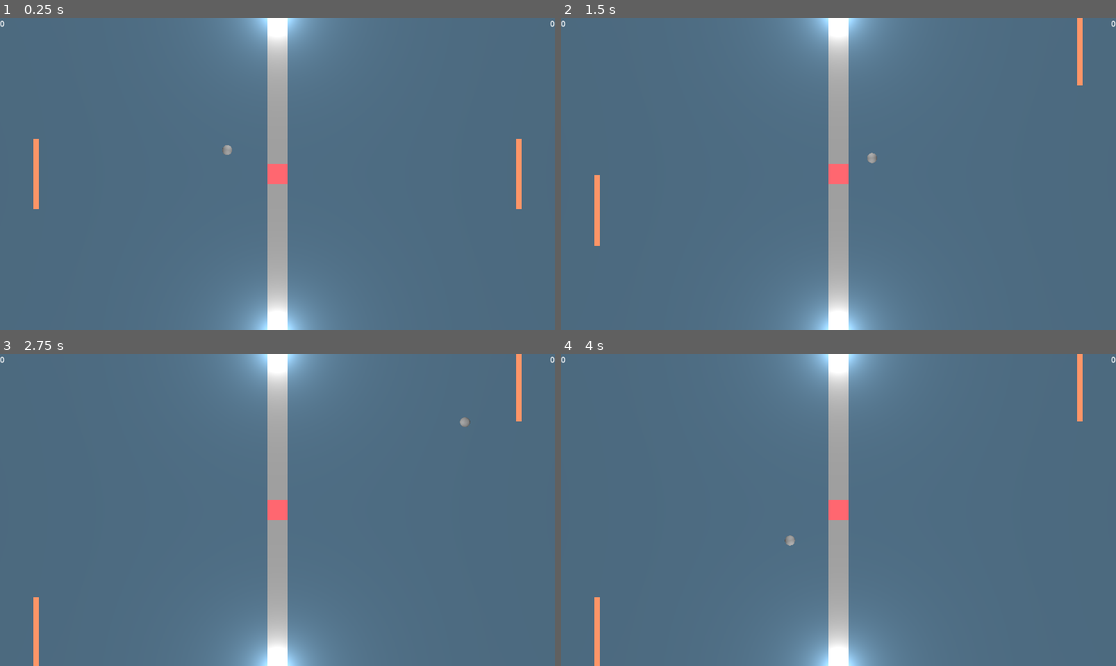
Above: before the commit, frames 1-4 (two rows, left to right).
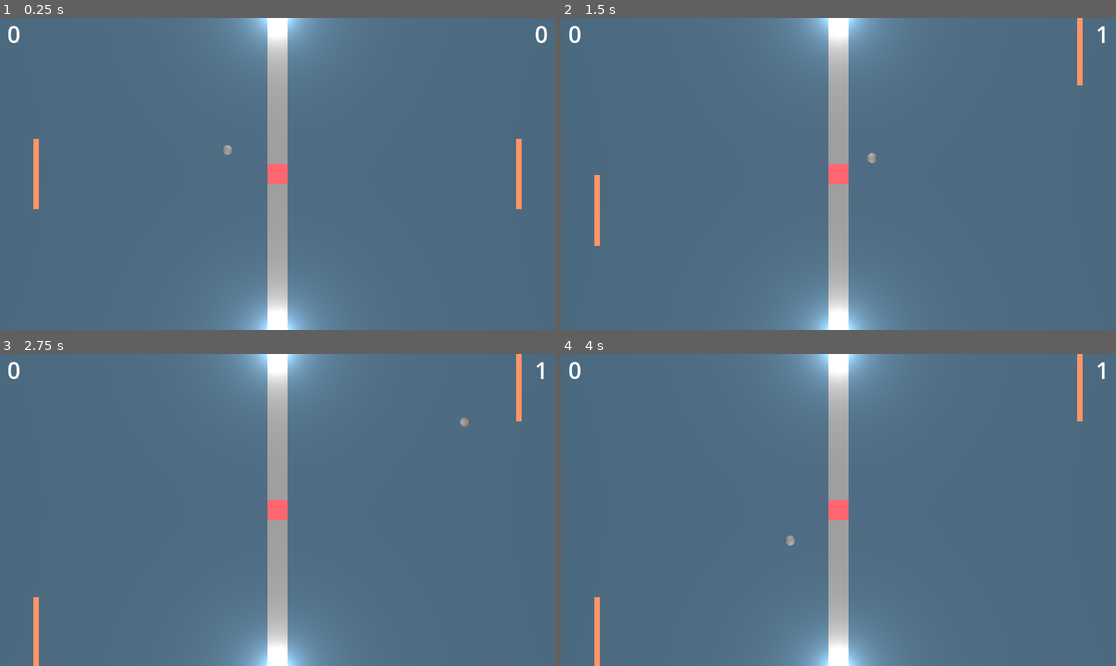
Above: after the commit, the same moments.

Repository: Eryans/godot_pong
Game: Godot game, scene res://main.tscn
Two runs of this game, one before a commit and one after it. Both use one fixed random seed, a clock stepped at 60 frames per second and the inputs below.
Inputs:
- Up to frame 1 (0.25 s): no input
- Up to frame 2 (1.5 s): hold Up (ui_up) 0.53-1.28 s; hold S (down) from 1.28 s (still down)
- Up to frame 3 (2.75 s): tap Enter at 2 s; release S (down) at 2.03 s; hold Up (ui_up) from 2.03 s (still down)
- Up to frame 4 (4 s): tap Space at 2.75 s; tap Enter at 3.5 s; release Up (ui_up) at 3.53 s; hold S (down) from 3.53 s (still down)

The runs differ from the first frame. In frame 1, 0.2% of the frame differs, in the area x 0-100%, y 0-9%; in frame 2, 0.1%; in frame 3, 0.1%; in frame 4, 0.1%.

Commit message:
feat: ✨ display score

Diff:
--- a/event_manager.gd
+++ b/event_manager.gd
@@ -2,3 +2,6 @@
 
 enum PlayerGoalEnum {A, B}
 signal goal(player_goal: PlayerGoalEnum);
+
+func goal_emit(player_goal: PlayerGoalEnum) -> void:
+    goal.emit(player_goal)
--- a/main.tscn
+++ b/main.tscn
@@ -1,9 +1,10 @@
-[gd_scene load_steps=9 format=3 uid="uid://caaf5w2sa0uvv"]
+[gd_scene load_steps=10 format=3 uid="uid://caaf5w2sa0uvv"]
 
 [ext_resource type="PackedScene" uid="uid://d3fotr1gt6060" path="res://paddle.tscn" id="1_h2yge"]
 [ext_resource type="Script" uid="uid://c4hv7l3y1nvr6" path="res://manager.gd" id="2_0xm2m"]
 [ext_resource type="PackedScene" uid="uid://bw76l1wbchdl1" path="res://ball.tscn" id="3_h2yge"]
 [ext_resource type="PackedScene" uid="uid://isg2si6p6ka1" path="res://score_zone.tscn" id="4_1bvp3"]
+[ext_resource type="Theme" uid="uid://cg8dikk6e4ojf" path="res://ui_theme.tres" id="5_lquwl"]
 
 [sub_resource type="StandardMaterial3D" id="StandardMaterial3D_h2yge"]
 albedo_color = Color(0.264563, 0.387151, 0.473755, 1)
@@ -16,7 +17,7 @@
 [sub_resource type="StandardMaterial3D" id="StandardMaterial3D_lquwl"]
 albedo_color = Color(1, 0.387183, 0.425103, 1)
 
-[node name="Node3D" type="Node3D"]
+[node name="Main" type="Node3D"]
 
 [node name="DirectionalLight3D" type="DirectionalLight3D" parent="."]
 transform = Transform3D(1, 0, 0, 0, -4.37114e-08, 1, 0, -1, -4.37114e-08, 0, 8, 2)
@@ -32,7 +33,7 @@
 [node name="Paddle2" parent="." instance=ExtResource("1_h2yge")]
 transform = Transform3D(1, 0, 0, 0, 1, 0, 0, 0, 1, 12, 0, 0)
 
-[node name="Manager" type="Node" parent="." node_paths=PackedStringArray("player", "ai_paddle", "ball", "debug_mesh")]
+[node name="Manager" type="Node" parent="." node_paths=PackedStringArray("player", "ai_paddle", "ball", "debug_mesh", "text_player_A_score", "text_player_B_score")]
 script = ExtResource("2_0xm2m")
 player = NodePath("../Paddle")
 ai_paddle = NodePath("../Paddle2")
@@ -40,6 +41,8 @@
 ai_speed = 0.25
 debug_mesh = NodePath("../DebugPoint")
 is_two_player_mode = true
+text_player_A_score = NodePath("../Control/Container/MarginContainer/ScoreA")
+text_player_B_score = NodePath("../Control/Container/MarginContainer2/ScoreB")
 
 [node name="Ball" parent="." instance=ExtResource("3_h2yge")]
 
@@ -104,18 +107,33 @@
 anchor_right = 1.0
 offset_bottom = 23.0
 grow_horizontal = 2
+theme = ExtResource("5_lquwl")
 alignment = 1
 
-[node name="ScoreA" type="RichTextLabel" parent="Control/Container"]
+[node name="MarginContainer" type="MarginContainer" parent="Control/Container"]
 layout_mode = 2
 size_flags_horizontal = 2
+theme = ExtResource("5_lquwl")
+
+[node name="ScoreA" type="RichTextLabel" parent="Control/Container/MarginContainer"]
+unique_name_in_owner = true
+layout_mode = 2
+size_flags_horizontal = 2
+theme = ExtResource("5_lquwl")
 text = "0"
 fit_content = true
 autowrap_mode = 0
 
-[node name="ScoreB" type="RichTextLabel" parent="Control/Container"]
+[node name="MarginContainer2" type="MarginContainer" parent="Control/Container"]
 layout_mode = 2
 size_flags_horizontal = 10
+theme = ExtResource("5_lquwl")
+
+[node name="ScoreB" type="RichTextLabel" parent="Control/Container/MarginContainer2"]
+unique_name_in_owner = true
+layout_mode = 2
+size_flags_horizontal = 10
+theme = ExtResource("5_lquwl")
 text = "0"
 fit_content = true
 autowrap_mode = 0
--- a/manager.gd
+++ b/manager.gd
@@ -7,6 +7,11 @@
 @export var ai_speed: float = 2;
 @export var debug_mesh: MeshInstance3D
 @export var is_two_player_mode: bool = false
+@export var text_player_A_score: RichTextLabel;
+@export var text_player_B_score: RichTextLabel;
+
+@onready var player_A_score: int = 0
+@onready var player_B_score: int = 0
 
 func _ready() -> void:
 	EventManager.connect("goal", _on_goal);
@@ -47,4 +52,9 @@
 	ai_paddle.direction = clamp(target_z - ai_paddle.global_position.z, -1, 1)
 
 func _on_goal(goal_hit: EventManager.PlayerGoalEnum) -> void:
-	print(goal_hit == EventManager.PlayerGoalEnum.A)
+	if (goal_hit == EventManager.PlayerGoalEnum.A):
+		player_B_score += 1
+		text_player_B_score.text = str(player_B_score)
+	else:
+		player_A_score += 1
+		text_player_A_score.text = str(player_A_score)
--- a/score_zone.gd
+++ b/score_zone.gd
@@ -10,5 +10,5 @@
         var ball: Ball = area;
         ball.direction.x = - ball.direction.x;
         ball.reset();
-        EventManager.goal.emit(player_goal);
+        EventManager.goal_emit(player_goal);
     pass
--- /dev/null
+++ b/ui_theme.tres
@@ -0,0 +1,13 @@
+[gd_resource type="Theme" format=3 uid="uid://cg8dikk6e4ojf"]
+
+[resource]
+MarginContainer/constants/margin_bottom = 0
+MarginContainer/constants/margin_left = 15
+MarginContainer/constants/margin_right = 15
+MarginContainer/constants/margin_top = 0
+RichTextLabel/colors/default_color = Color(1, 1, 1, 1)
+RichTextLabel/colors/font_outline_color = Color(0, 0, 0, 1)
+RichTextLabel/constants/shadow_offset_x = 1
+RichTextLabel/constants/shadow_offset_y = 1
+RichTextLabel/constants/shadow_outline_size = 1
+RichTextLabel/font_sizes/normal_font_size = 48
